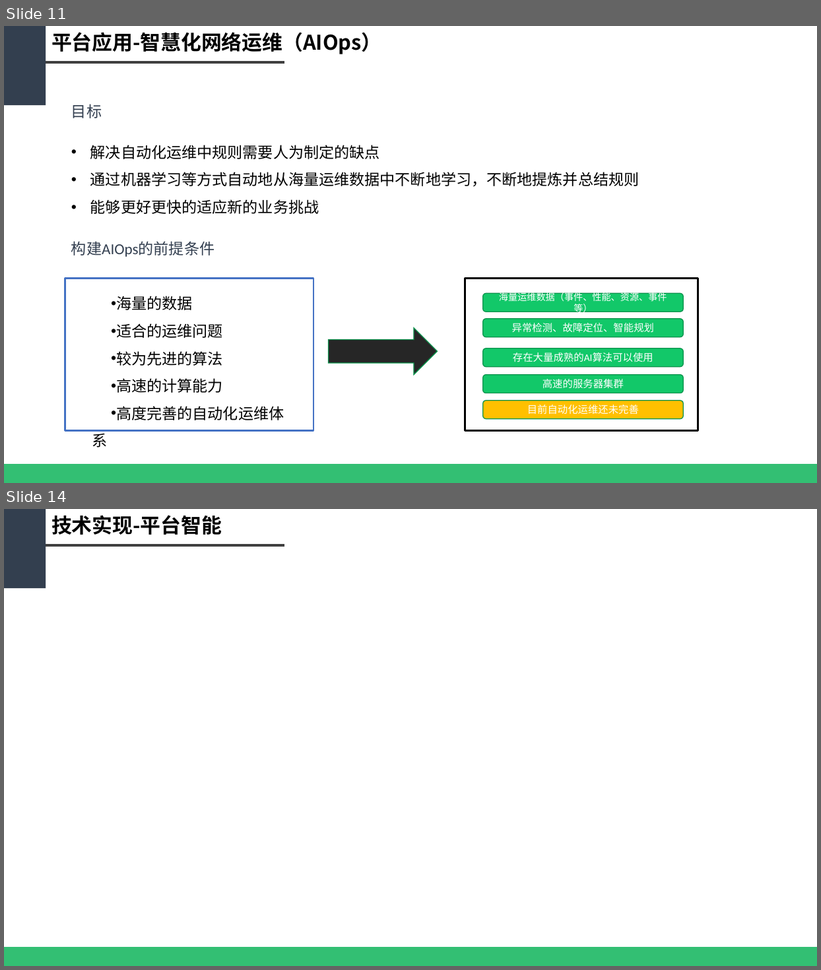
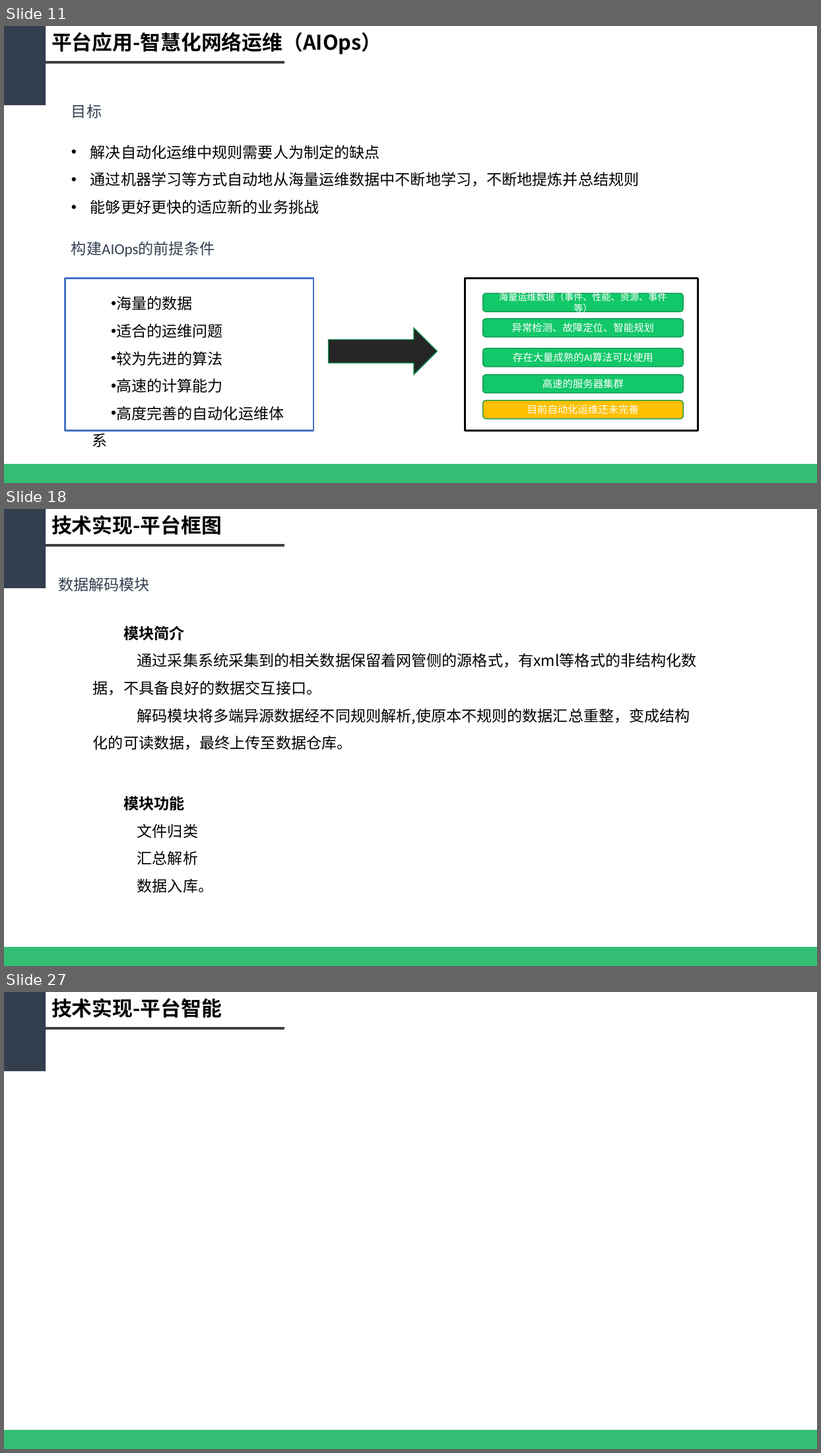
Before and after one commit to WeakX/Ref, a slide deck: 基于大数据的智慧网络运维平台_new[228].pptx. Shown one above the other, each under a label of ours: slides 11 and 14 before the commit, slides 11, 18 and 27 after it; the slides between them are not shown. The pictures are 821x970 and 821x1453 pixels, drawn with LibreOffice and Linux fonts; fonts in the diff are those of the drawing. Boxes give left, top, right and bottom in pixels: in the first picture for what was removed or moved away, otherwise in the second. Text is boxed around its words. In the diff, an @@ line names an element or a change of style, - is before the commit and + after.

```diff
--- a/基于大数据的智慧网络运维平台_new[228].pptx
+++ b/基于大数据的智慧网络运维平台_new[228].pptx
@@ slide 18 added at (4, 509, 817, 966), background #FFFFFF @@
@@ rectangle added at (4, 509, 46, 588), fill #333F50 @@
@@ text added at (52, 515, 222, 535), 24 pt, text #000000, bold @@
+技术实现-平台框图
@@ line added from (46, 545) to (284, 545), #404040 3 pt @@
@@ text added at (58, 577, 150, 591), 18 pt, text #333F50 @@
+数据解码模块
@@ text added at (93, 626, 697, 751), 18 pt, text #000000 @@
+模块简介
+通过采集系统采集到的相关数据保留着网管侧的源格式，有xml等格式的非结构化数据，不具备良好的数据交互接口。
+解码模块将多端异源数据经不同规则解析,使原本不规则的数据汇总重整，变成结构化的可读数据，最终上传至数据仓库。
@@ text added at (123, 796, 213, 893), 18 pt, text #000000 @@
+模块功能
+文件归类
+汇总解析
+数据入库。
@@ rectangle added at (4, 948, 817, 966), fill #00B050 at 80% opacity @@
@@ what was slide 14 is now slide 27 @@
```
Also in this commit, not shown: 4 slides changed, 12 other slides added, 1 other file.
